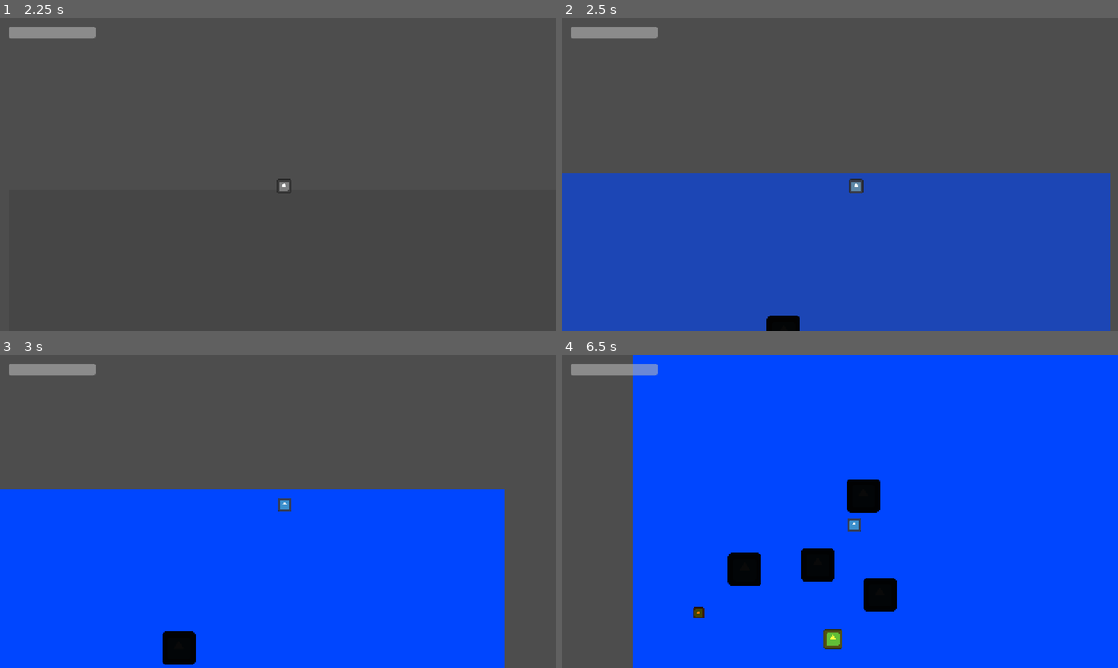
Above: before the commit, frames 1-4 (two rows, left to right).
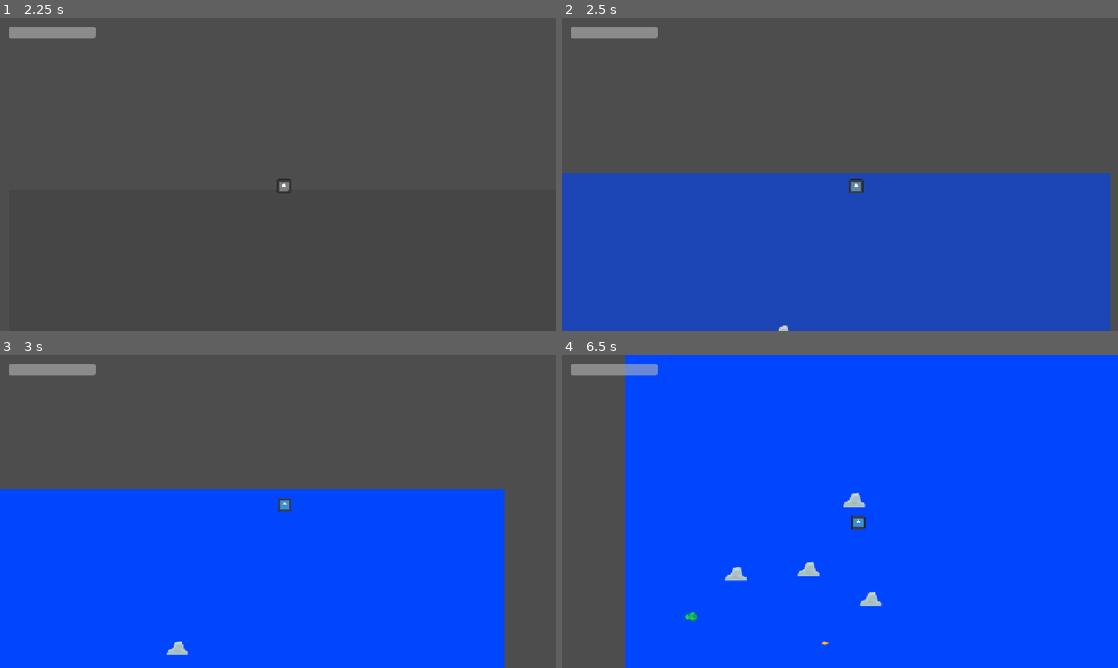
Above: after the commit, the same moments.

Repository: mason00james-cmyk/IceFisher
Game: Godot game, scene res://scenes/level_1.tscn
Same seed, same stepped clock (60 frames per second), same inputs: the game is played once before the commit and once after it. The engine's default icon, where the game draws it, is replaced by a stand-in: a white triangle on a blue panel in a dark square.
Inputs:
- Up to frame 1 (2.25 s): tap Enter at 0.5 s; hold D (steer_right) 0.53-1.28 s; tap Space (cast) at 0.6, 2, 2.1 s; hold A (steer_left) 1.28-2.03 s; tap W (reel) at 1.35 s; hold D (steer_right) from 2.03 s (still down)
- Up to frame 2 (2.5 s): keep holding D (steer_right)
- Up to frame 3 (3 s): keep holding D (steer_right); tap W (reel) at 2.85 s
- Up to frame 4 (6.5 s): release D (steer_right) at 3.53 s; hold A (steer_left) 3.53-5.78 s; tap Space (cast) at 3.6, 5.1 s; tap W (reel) at 4.35, 5.85 s; hold D (steer_right) from 5.78 s (still down)

Frame 1 is identical in both runs. In frame 2, 0.3% of the frame differs, in the area x 36-43%, y 95-100%; in frame 3, 0.6%; in frame 4, 4.4%, in the area x 11-61%, y 0-100%.

Commit message:
fish and rock texture
yeah

Diff:
--- a/rock.tscn
+++ b/rock.tscn
@@ -1,17 +1,17 @@
 [gd_scene format=3 uid="uid://b6ga78ptpbccx"]
 
-[ext_resource type="Texture2D" uid="uid://dueohcohekhw3" path="res://icon.svg" id="1_o0qsl"]
+[ext_resource type="Texture2D" uid="uid://drlfxreey5ay4" path="res://art/spritesheet.png" id="1_o0qsl"]
 
 [sub_resource type="RectangleShape2D" id="RectangleShape2D_l885w"]
-size = Vector2(85, 80)
+size = Vector2(54, 36)
 
 [node name="Rock" type="StaticBody2D" unique_id=1114402189]
 
 [node name="Sprite2D" type="Sprite2D" parent="." unique_id=658549701]
-modulate = Color(0.03610091, 0.03610091, 0.03610091, 1)
-scale = Vector2(0.6, 0.6)
 texture = ExtResource("1_o0qsl")
+region_enabled = true
+region_rect = Rect2(328, 344, 56, 48)
 
 [node name="CollisionShape2D" type="CollisionShape2D" parent="." unique_id=497028656]
-position = Vector2(-0.5, 0)
+position = Vector2(-2, -1)
 shape = SubResource("RectangleShape2D_l885w")
--- a/scenes/nibbler.tscn
+++ b/scenes/nibbler.tscn
@@ -1,7 +1,7 @@
 [gd_scene format=3 uid="uid://erd36ioaa2kv"]
 
 [ext_resource type="Script" uid="uid://olu3iirwxali" path="res://scripts/nibbler.gd" id="1_bbd4t"]
-[ext_resource type="Texture2D" uid="uid://dueohcohekhw3" path="res://icon.svg" id="2_hk661"]
+[ext_resource type="Texture2D" uid="uid://drlfxreey5ay4" path="res://art/spritesheet.png" id="2_bbd4t"]
 
 [sub_resource type="CircleShape2D" id="CircleShape2D_l885w"]
 
@@ -14,9 +14,10 @@
 script = ExtResource("1_bbd4t")
 
 [node name="Sprite2D" type="Sprite2D" parent="." unique_id=1535918384]
-modulate = Color(0.96862745, 0.49411765, 0, 1)
-scale = Vector2(0.2, 0.2)
-texture = ExtResource("2_hk661")
+scale = Vector2(0.5, 0.5)
+texture = ExtResource("2_bbd4t")
+region_enabled = true
+region_rect = Rect2(512, 456, 64, 56)
 
 [node name="CollisionShape2D" type="CollisionShape2D" parent="." unique_id=1409076286]
 shape = SubResource("CircleShape2D_l885w")
--- a/scenes/target.tscn
+++ b/scenes/target.tscn
@@ -1,7 +1,7 @@
 [gd_scene format=3 uid="uid://d00pck1m3riht"]
 
 [ext_resource type="Script" uid="uid://dqawbt0snsiac" path="res://scripts/target.gd" id="1_b5a2r"]
-[ext_resource type="Texture2D" uid="uid://dueohcohekhw3" path="res://icon.svg" id="2_nlbrr"]
+[ext_resource type="Texture2D" uid="uid://drlfxreey5ay4" path="res://art/spritesheet.png" id="2_b5a2r"]
 
 [sub_resource type="CircleShape2D" id="CircleShape2D_l885w"]
 radius = 16.0
@@ -11,9 +11,12 @@
 
 [node name="Sprite2D" type="Sprite2D" parent="." unique_id=1821536428]
 scale = Vector2(0.35, 0.35)
-texture = ExtResource("2_nlbrr")
+texture = ExtResource("2_b5a2r")
+region_enabled = true
+region_rect = Rect2(456, 336, 48, 32)
 
 [node name="Mouth" type="Area2D" parent="." unique_id=505461252]
 
 [node name="CollisionShape2D" type="CollisionShape2D" parent="Mouth" unique_id=7035192]
+scale = Vector2(0.7, 0.7)
 shape = SubResource("CircleShape2D_l885w")
Binary file added: art/icefishing.png
Not shown, added: art/icefishing.png.import
Binary file added: art/spritesheet.png
Not shown, added: art/spritesheet.png.import
